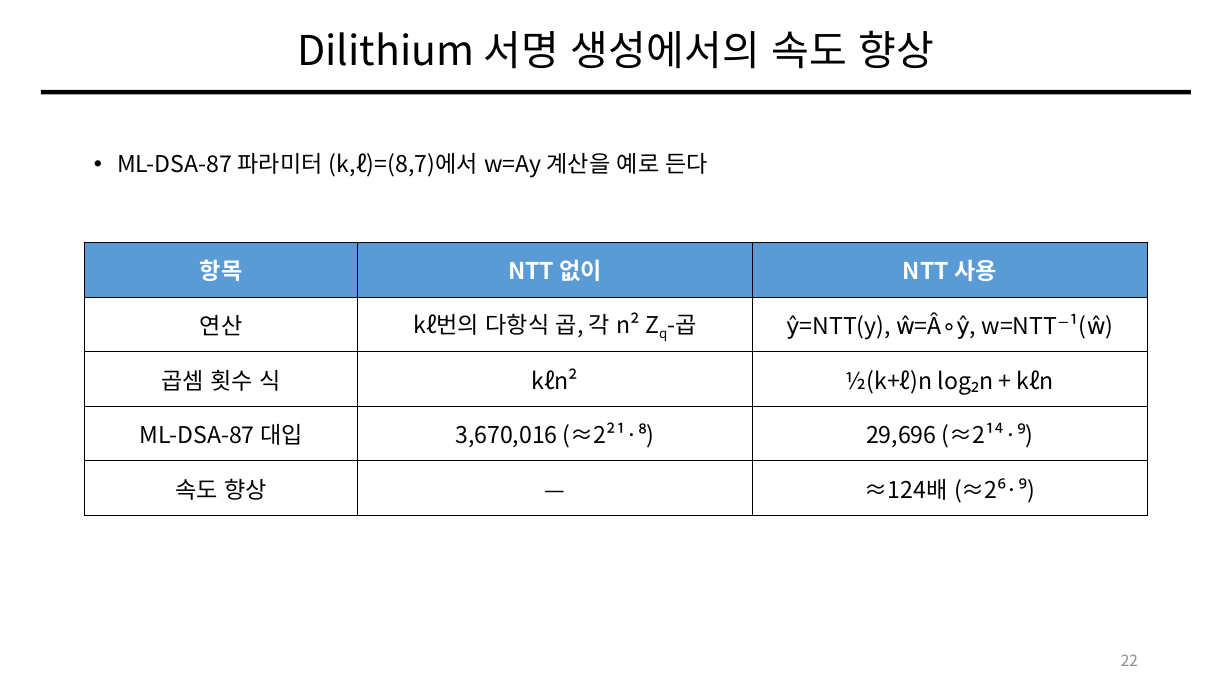
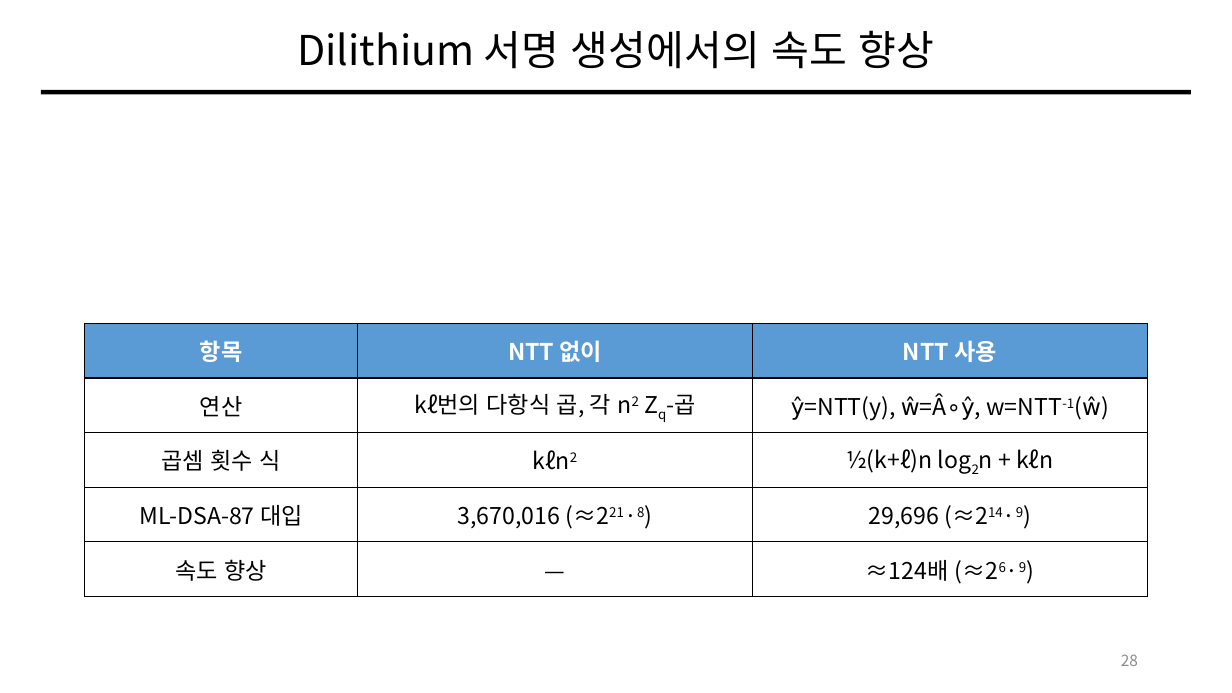
Before and after one commit to giyuubin/PQC, a slide deck: slide 28 of presentation/0828_13_Number-Theoretic-Transform.pptx (slide 22 before the commit). Drawn at 1232x693 pixels with LibreOffice and Linux fonts; fonts in the diff are those of the drawing; grey boxes stand for pictures. Boxes give left, top, right and bottom in pixels: in the first picture for what was removed or moved away, otherwise in the second. Text is boxed around its words. In the diff, an @@ line names an element or a change of style, - is before the commit and + after.

```diff
--- a/presentation/0828_13_Number-Theoretic-Transform.pptx
+++ b/presentation/0828_13_Number-Theoretic-Transform.pptx
@@ text removed at (117, 153, 709, 178) @@
-• ML-DSA-87 파라미터 (k,ℓ)=(8,7)에서 w=Ay 계산을 예로 든다
@@ table at (85, 323, 1147, 596) @@
-row 2, column 2: kℓ번의 다항식 곱, 각 n² Zq-곱
+row 2, column 2: kℓ번의 다항식 곱, 각 n2 Zq-곱
-row 2, column 3: ŷ=NTT(y), ŵ=Â∘ŷ, w=NTT⁻¹(ŵ)
+row 2, column 3: ŷ=NTT(y), ŵ=Â∘ŷ, w=NTT-1(ŵ)
-row 3, column 2: kℓn²
+row 3, column 2: kℓn2
-row 3, column 3: ½(k+ℓ)n log₂n + kℓn
+row 3, column 3: ½(k+ℓ)n log2n + kℓn
-row 4, column 2: 3,670,016 (≈2²¹·⁸)
+row 4, column 2: 3,670,016 (≈221·8)
-row 4, column 3: 29,696 (≈2¹⁴·⁹)
+row 4, column 3: 29,696 (≈214·9)
-row 5, column 3: ≈124배 (≈2⁶·⁹)
+row 5, column 3: ≈124배 (≈26·9)
@@ table: place and size @@
-table at (85, 242, 1147, 515)
+table at (85, 323, 1147, 596)
@@ page number at (1121, 654, 1138, 666): text changed @@
-22
+28
```
Also in this commit, not shown: 32 other slides changed, 9 slides added.
